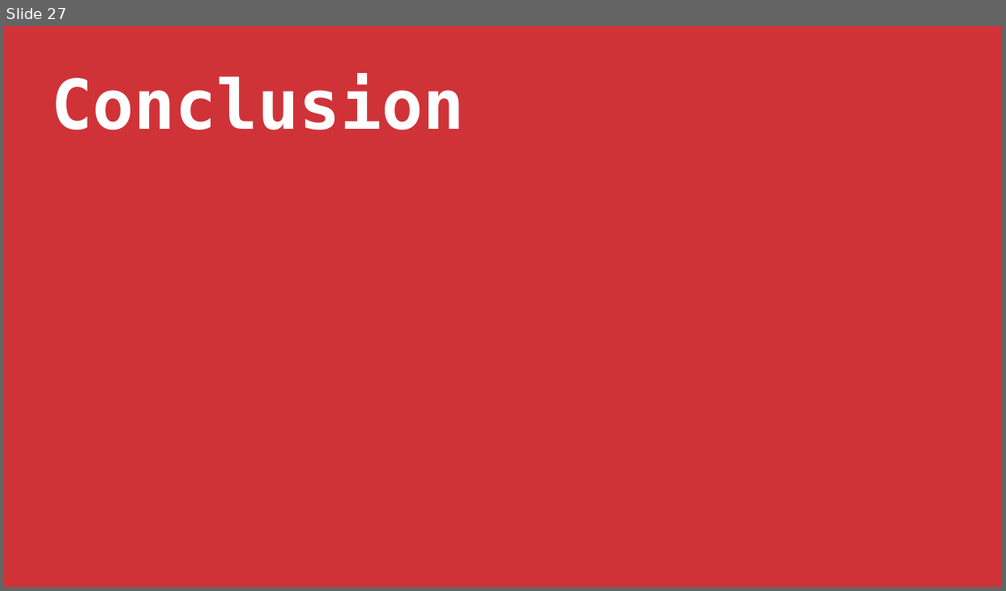
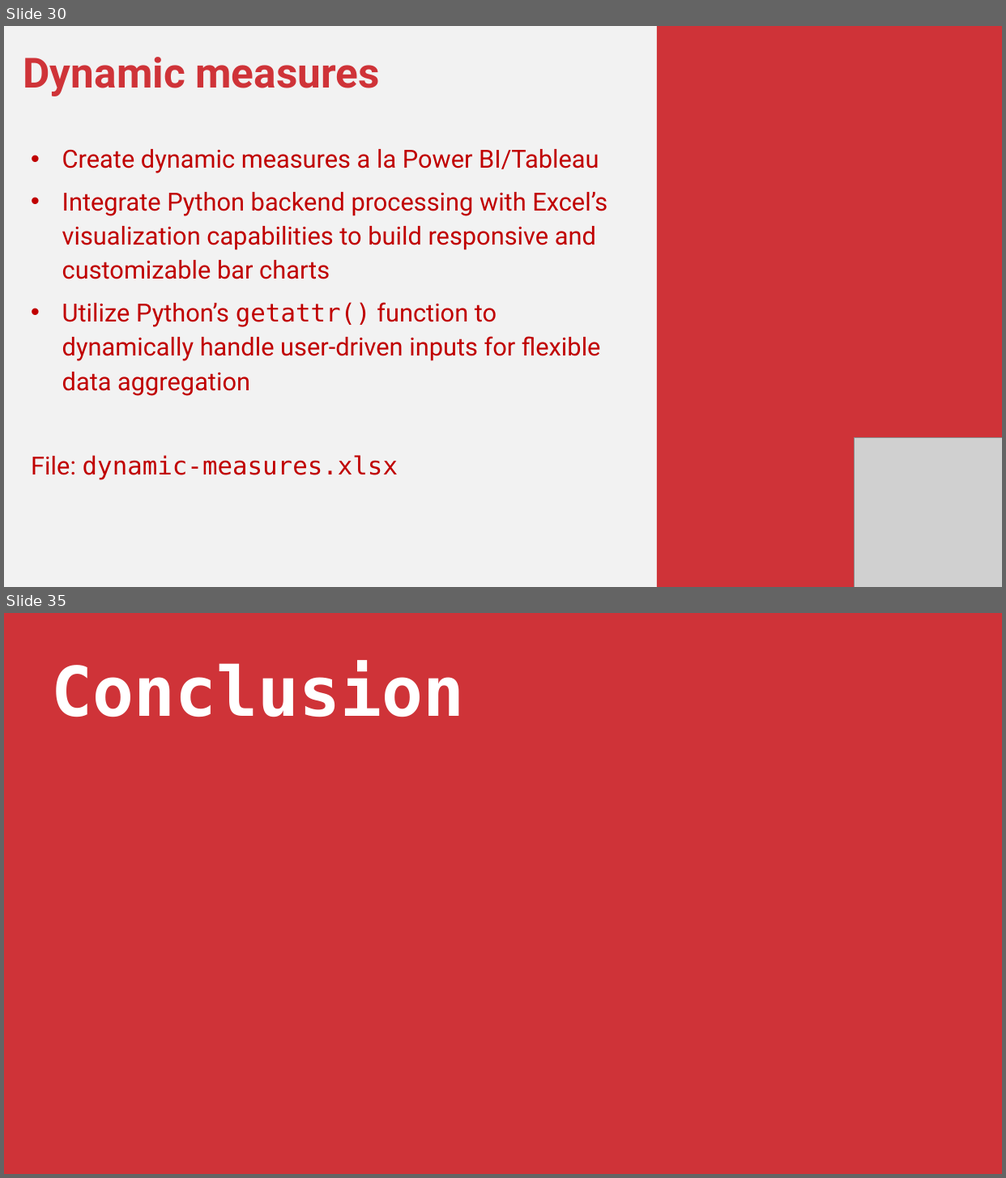
Before and after one commit to stringfestdata/global-excel-summit-python-in-excel-2025, a slide deck: python-in-excel-for-enhanced-data-analytics.pptx. Shown one above the other, each under a label of ours: slide 27 before the commit, slides 30 and 35 after it; the slides between them are not shown. The pictures are 1006x591 and 1006x1178 pixels, drawn with LibreOffice and Linux fonts; fonts in the diff are those of the drawing; grey boxes stand for pictures. Boxes give left, top, right and bottom in pixels: in the first picture for what was removed or moved away, otherwise in the second. Text is boxed around its words. In the diff, an @@ line names an element or a change of style, - is before the commit and + after.

```diff
--- a/python-in-excel-for-enhanced-data-analytics.pptx
+++ b/python-in-excel-for-enhanced-data-analytics.pptx
@@ slide 30 added at box(4, 26, 1002, 587), background #F2F2F2 @@
@@ rectangle added at box(657, 26, 1002, 587), fill #CF3338 @@
@@ text added at box(23, 57, 607, 480), 36 pt, text #C00000 @@
+Dynamic measures
+• Create dynamic measures a la Power BI/Tableau
+• Integrate Python backend processing with Excel’s visualization capabilities to build responsive and customizable bar charts
+• Utilize Python’s getattr() function to dynamically handle user-driven inputs for flexible data aggregation
+File: dynamic-measures.xlsx
@@ picture added at box(854, 437, 1002, 587) @@
@@ what was slide 27 is now slide 35 @@
```
Also in this commit, not shown: 1 slide changed, 8 other slides added, 42 other files.
